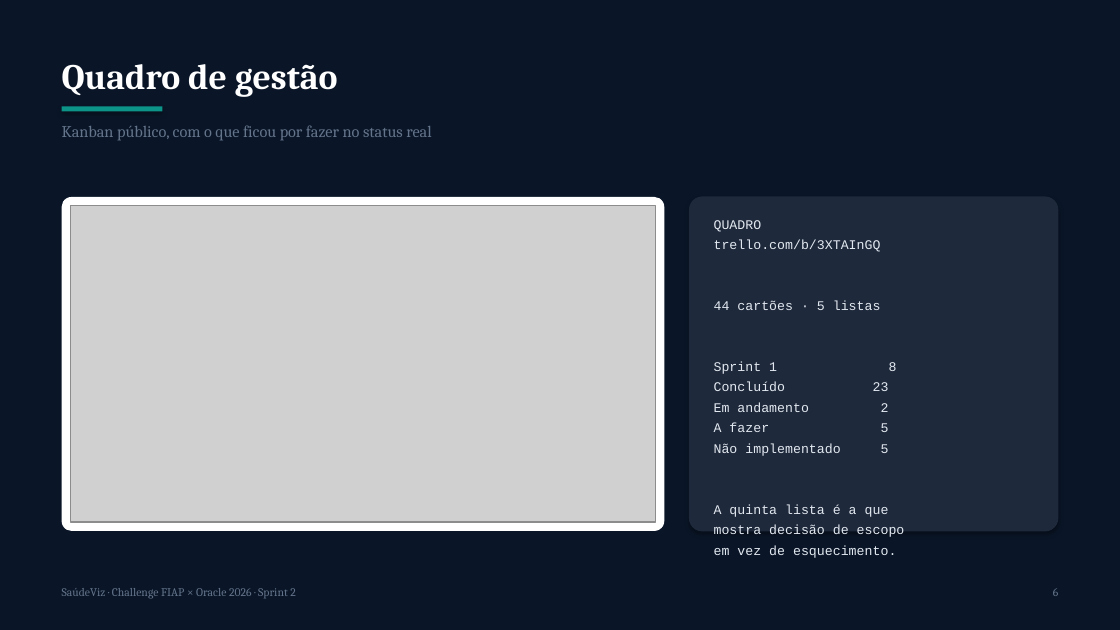
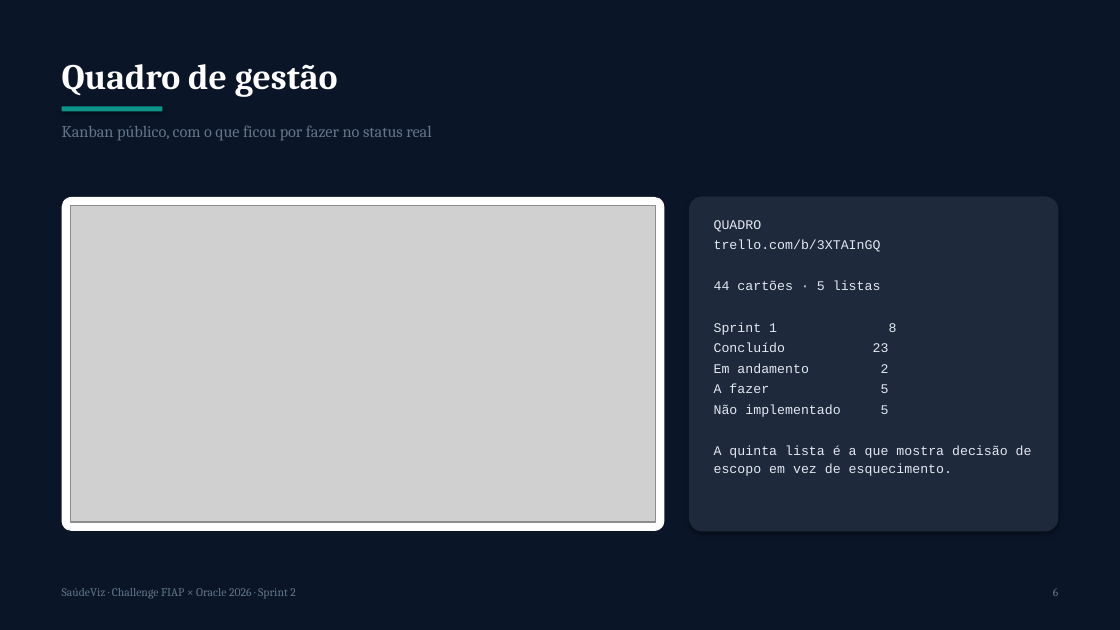
Before and after one commit to rm569173/saudeviz, a slide deck: slide 6 of EC_Sprint_2_1TSCO_EvidenciasConstrucao_SaudeViz_Lucas_Colen.pptx. Drawn at 1120x630 pixels with LibreOffice and Linux fonts; fonts in the diff are those of the drawing; grey boxes stand for pictures. Boxes give left, top, right and bottom in pixels: in the first picture for what was removed or moved away, otherwise in the second. Text is boxed around its words. In the diff, an @@ line names an element or a change of style, - is before the commit and + after.

```diff
--- a/EC_Sprint_2_1TSCO_EvidenciasConstrucao_SaudeViz_Lucas_Colen.pptx
+++ b/EC_Sprint_2_1TSCO_EvidenciasConstrucao_SaudeViz_Lucas_Colen.pptx
@@ text at bbox=[714, 446, 1032, 476]: text changed @@
-A quinta lista é a que
-mostra decisão de escopo
-em vez de esquecimento.
+A quinta lista é a que mostra decisão de escopo em vez de esquecimento.
```
Also in this commit, not shown: 8 other slides changed, 1 slide added, 5 other files.
